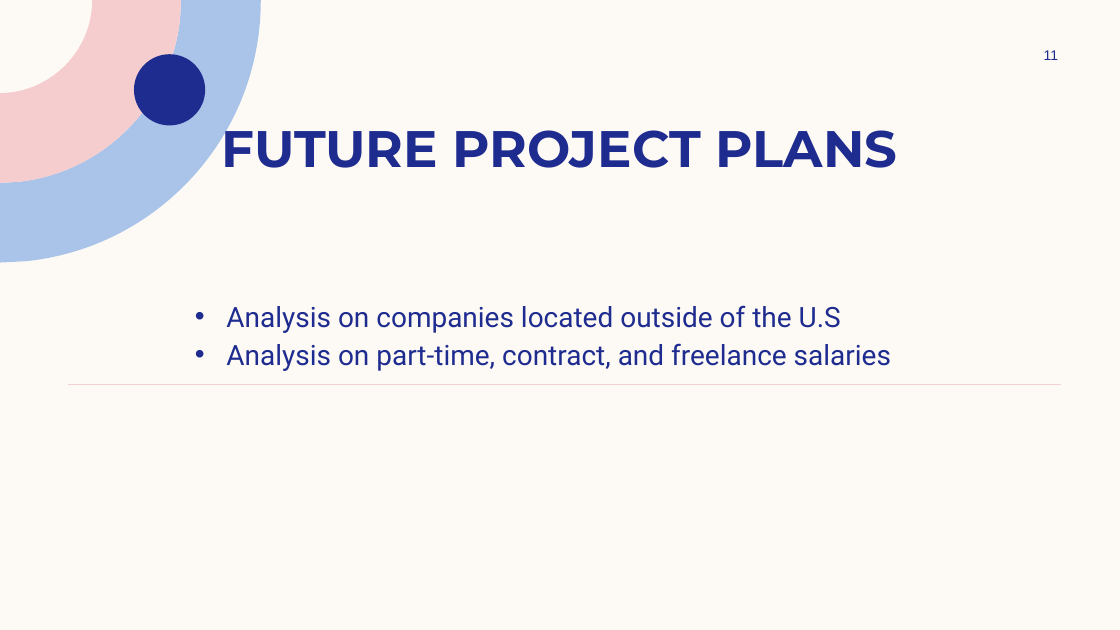
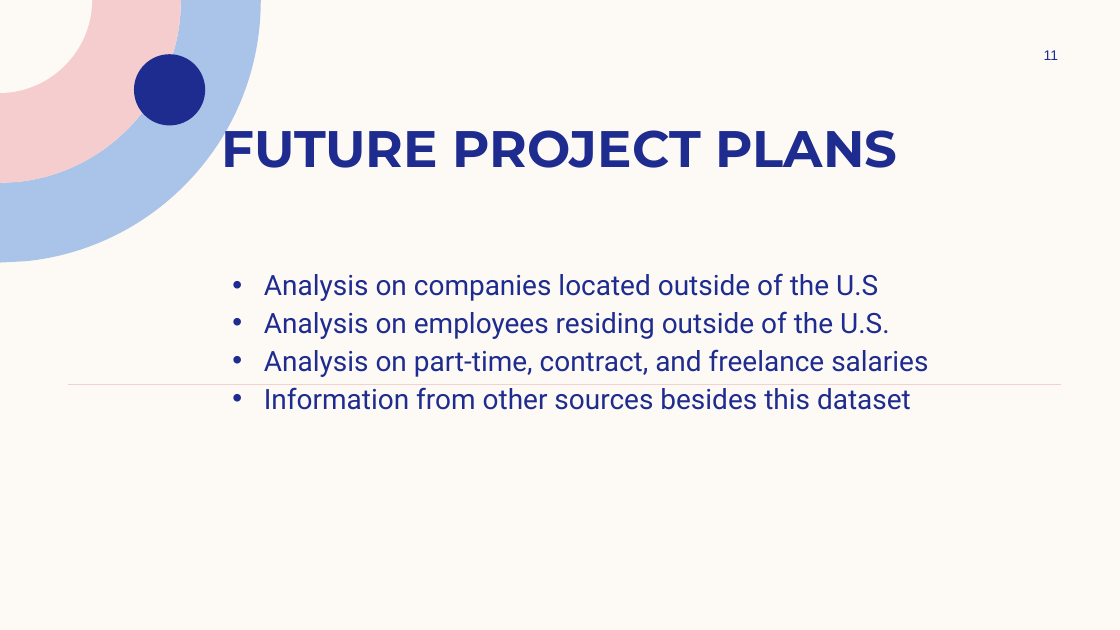
Before and after one commit to joshlynj/ds_salaries, a slide deck: slide 11 of powerpoint/Data Science Salaries from 2022-2023 pt2.pptx. Drawn at 1120x630 pixels with LibreOffice and Linux fonts; fonts in the diff are those of the drawing. Boxes give left, top, right and bottom in pixels: in the first picture for what was removed or moved away, otherwise in the second. Text is boxed around its words. In the diff, an @@ line names an element or a change of style, - is before the commit and + after.

Commit message:
refactored the code to ignore the original data masks. also considered employee residency as well

```diff
--- a/powerpoint/Data Science Salaries from 2022-2023 pt2.pptx
+++ b/powerpoint/Data Science Salaries from 2022-2023 pt2.pptx
@@ text "Analysis on companies located outside ...": place and size @@
-text "Analysis on companies located outside ..." at [226,305,891,371]
+text "Analysis on companies located outside ..." at [264,273,928,410]
@@ text at [264,311,889,339]: paragraph added @@
+• Analysis on employees residing outside of the U.S.
@@ text at [264,384,911,410]: paragraph added @@
+• Information from other sources besides this dataset
```
Also in this commit, not shown: 2 other slides changed, 2 slides added, 3 slides removed, 7 other files.
